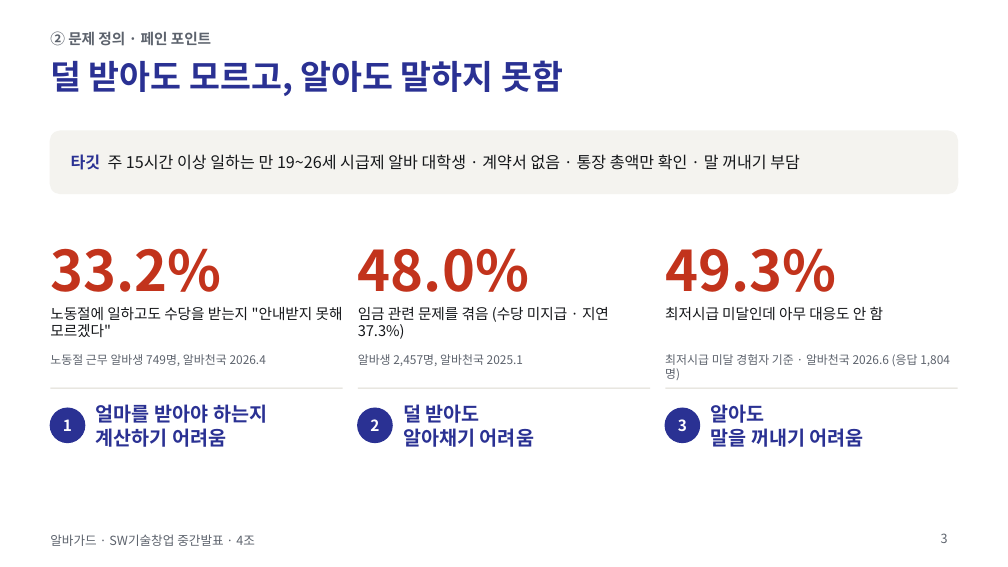
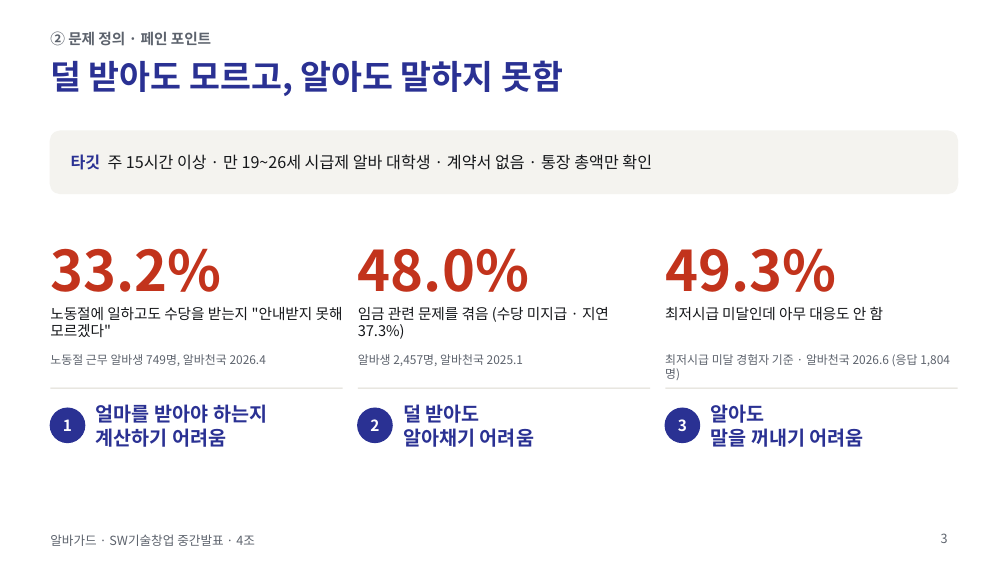
Before and after one commit to jihooni217/albaguard, a slide deck: slide 3 of docs/06_중간발표_PPT.pptx. Drawn at 1008x567 pixels with LibreOffice and Linux fonts; fonts in the diff are those of the drawing. Boxes give left, top, right and bottom in pixels: in the first picture for what was removed or moved away, otherwise in the second. Text is boxed around its words. In the diff, an @@ line names an element or a change of style, - is before the commit and + after.

```diff
--- a/docs/06_중간발표_PPT.pptx
+++ b/docs/06_중간발표_PPT.pptx
@@ text at <box>71,154,652,170</box>: text changed @@
-타깃 주 15시간 이상 일하는 만 19~26세 시급제 알바 대학생 · 계약서 없음 · 통장 총액만 확인 · 말 꺼내기 부담
+타깃 주 15시간 이상 · 만 19~26세 시급제 알바 대학생 · 계약서 없음 · 통장 총액만 확인
```
Also in this commit, not shown: 1 other slide changed, 4 other files.
